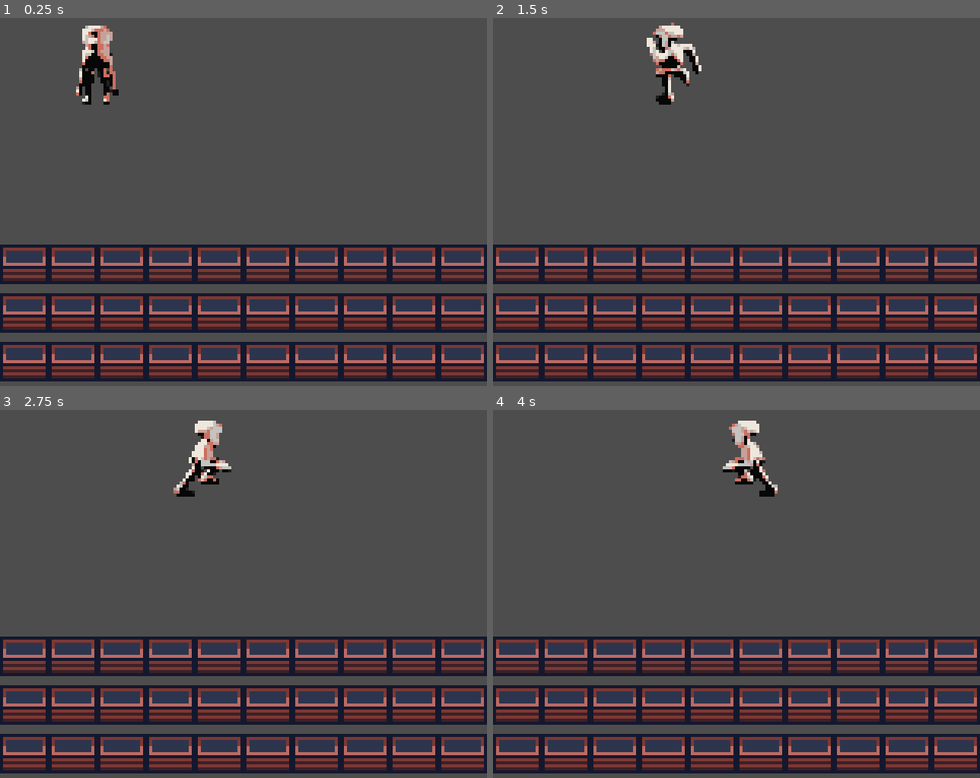
Above: before the commit, frames 1-4 (two rows, left to right).
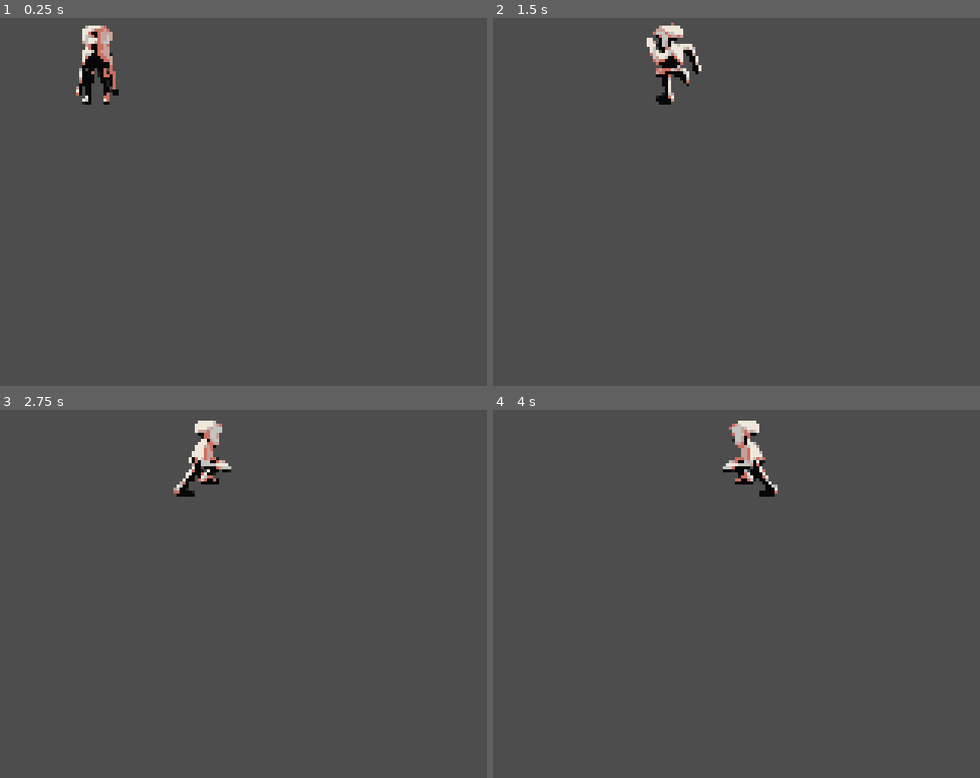
Above: after the commit, the same moments.

Repository: Arsen-PhylJoy/GBJam-11-BCPSW
Game: Godot game, scene res://Menu_System/Scenes/test_scene.tscn
The game is run twice, just before and just after one commit, with the same random seed, the same clock (stepped at 60 frames per second) and the same inputs. This scene is started directly instead of the project's main scene.
Inputs:
- Up to frame 1 (0.25 s): no input
- Up to frame 2 (1.5 s): tap Enter (start) at 0.5, 1.35 s; hold Right (dpad_right) 0.53-1.28 s; hold Enter (start) 0.53-1.28 s; hold Left (dpad_left) from 1.28 s (still down)
- Up to frame 3 (2.75 s): release Left (dpad_left) at 2.03 s; hold Right (dpad_right) from 2.03 s (still down); hold Enter (start) from 2.03 s (still down)
- Up to frame 4 (4 s): release Enter (start) at 2.78 s; tap Enter (start) at 2.85 s; release Right (dpad_right) at 3.53 s; hold Left (dpad_left) from 3.53 s (still down); hold Enter (start) from 3.53 s (still down)

The runs differ from the first frame. In frame 1, 32% of the frame differs, in the area x 0-100%, y 61-99%; in frame 2, 32%; in frame 3, 32%; in frame 4, 32%.

Commit message:
floor adjustments

Diff:
--- a/Menu_System/Scenes/test_scene.tscn
+++ b/Menu_System/Scenes/test_scene.tscn
@@ -12,13 +12,16 @@
 script = ExtResource("1_ccvan")
 
 [node name="Floor" type="TileMap" parent="."]
+visible = false
 tile_set = ExtResource("1_k1jy6")
 format = 2
 layer_0/tile_data = PackedInt32Array(393216, 1376256, 34, 393217, 1376256, 34, 393218, 1376256, 34, 393219, 1376256, 34 …(547 unchanged characters)…
 
 [node name="RigidBody2D" type="RigidBody2D" parent="Floor"]
+visible = false
 
 [node name="CollisionShape2D" type="CollisionShape2D" parent="Floor/RigidBody2D"]
+visible = false
 position = Vector2(79, 104)
 shape = SubResource("RectangleShape2D_crnto")
 
--- a/scenes/environment/env_01/parallax_background.tscn
+++ b/scenes/environment/env_01/parallax_background.tscn
@@ -1,19 +1,40 @@
-[gd_scene load_steps=3 format=3 uid="uid://curqbovuaop8h"]
+[gd_scene load_steps=6 format=3 uid="uid://curqbovuaop8h"]
 
+[ext_resource type="Texture2D" uid="uid://by2k5u22ud5vx" path="res://assets/graphic/environment/env_01/foreground/ground_plane/tileset/env_01_rocks_tileset.png" id="1_friw1"]
 [ext_resource type="Texture2D" uid="uid://c3dvcaclktrqx" path="res://assets/graphic/environment/env_01/foreground/ground_plane/tileset/env_01_ground_tileset.png" id="1_sod0w"]
 [ext_resource type="Texture2D" uid="uid://xxj6n3pxtf10" path="res://assets/graphic/environment/env_01/background/objects/moon.png" id="2_mli03"]
+
+[sub_resource type="Gradient" id="Gradient_vwh6i"]
+colors = PackedColorArray(0, 0, 0, 1, 0, 0, 0, 1)
+
+[sub_resource type="GradientTexture2D" id="GradientTexture2D_7kg6a"]
+gradient = SubResource("Gradient_vwh6i")
 
 [node name="parallax_background" type="CanvasLayer"]
 
 [node name="ParallaxBackground" type="ParallaxBackground" parent="."]
+scroll_base_offset = Vector2(0, -104.975)
+scroll_base_scale = Vector2(3.5, 3.5)
 
 [node name="PlanetLayer" type="ParallaxLayer" parent="ParallaxBackground"]
 motion_scale = Vector2(0.12, 0.12)
 motion_mirroring = Vector2(1280, 0)
 
+[node name="rocks" type="Sprite2D" parent="ParallaxBackground/PlanetLayer"]
+position = Vector2(-32.5, 107)
+scale = Vector2(0.500391, 0.5)
+texture = ExtResource("1_friw1")
+
 [node name="Planet" type="Sprite2D" parent="ParallaxBackground/PlanetLayer"]
-position = Vector2(0, 72)
+position = Vector2(-32.5, 107)
+scale = Vector2(0.500391, 0.5)
 texture = ExtResource("1_sod0w")
+
+[node name="Sprite2D" type="Sprite2D" parent="ParallaxBackground/PlanetLayer"]
+z_index = -1
+position = Vector2(-32.0001, 72)
+scale = Vector2(20, 2.25)
+texture = SubResource("GradientTexture2D_7kg6a")
 
 [node name="Moon" type="Sprite2D" parent="."]
 z_index = -100
Binary file changed: assets/graphic/environment/env_01/foreground/ground_plane/tileset/env_01_ground_tileset.png
Binary file added: assets/graphic/environment/env_01/foreground/ground_plane/tileset/env_01_rocks_tileset.png
Not shown, added: assets/graphic/environment/env_01/foreground/ground_plane/tileset/env_01_rocks_tileset.png.import
